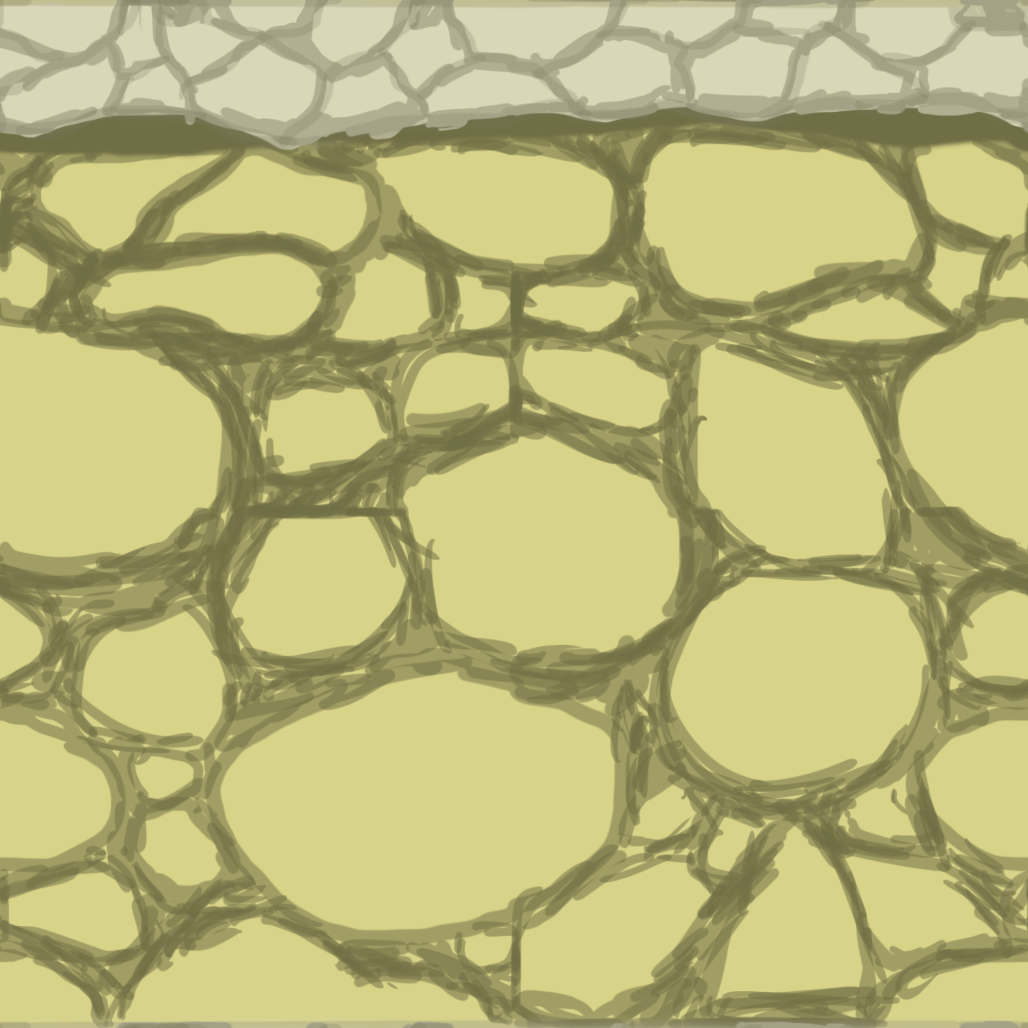
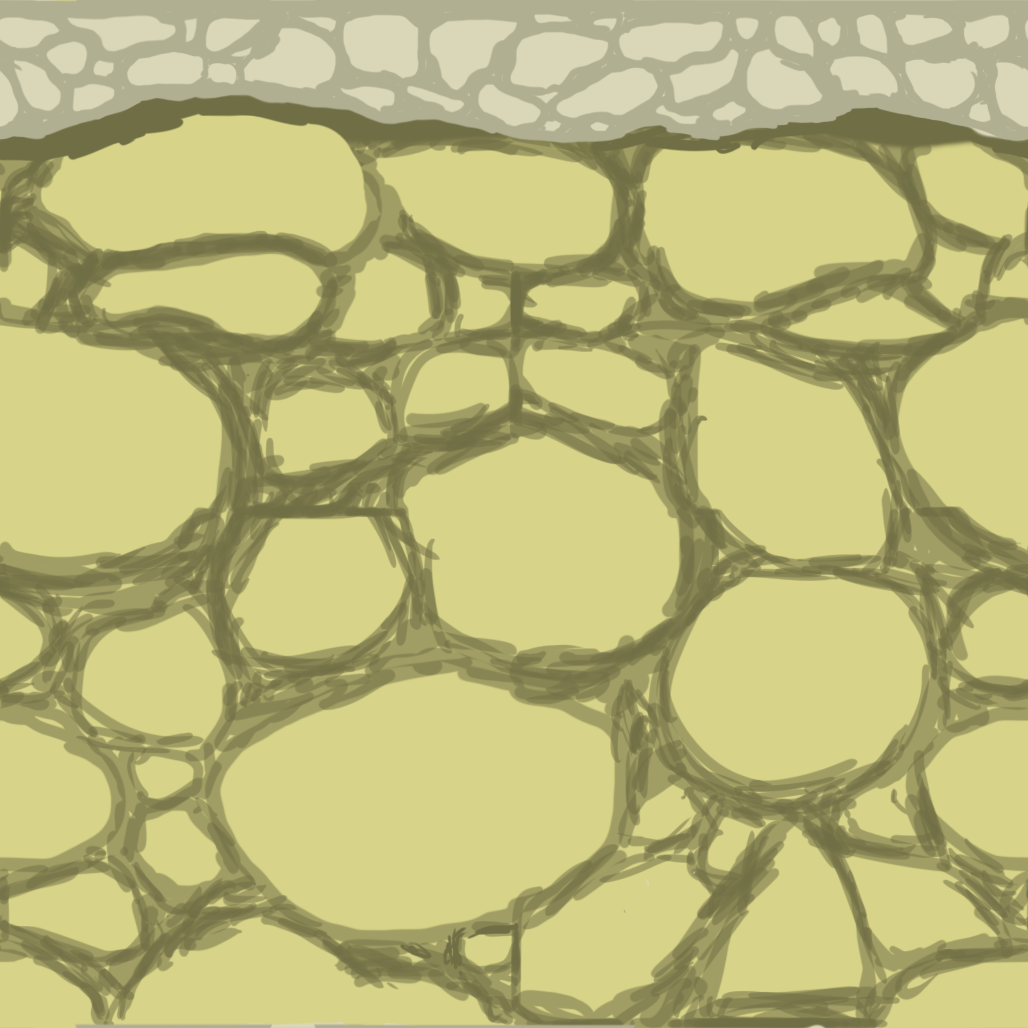
Layer changes from the first w=1028, h=1028 image to the second:
removed layer "Layer 2" over left=0, top=0, right=1028, bottom=1028
removed layer "Layer 1" over left=0, top=0, right=1028, bottom=1028
added layer "Layer 6" above "Layer 5" over left=0, top=0, right=1028, bottom=1028
added layer "Layer 5" above "Layer 4" over left=0, top=0, right=1028, bottom=1028
painted on "Layer 4" over left=0, top=113, right=1028, bottom=976
